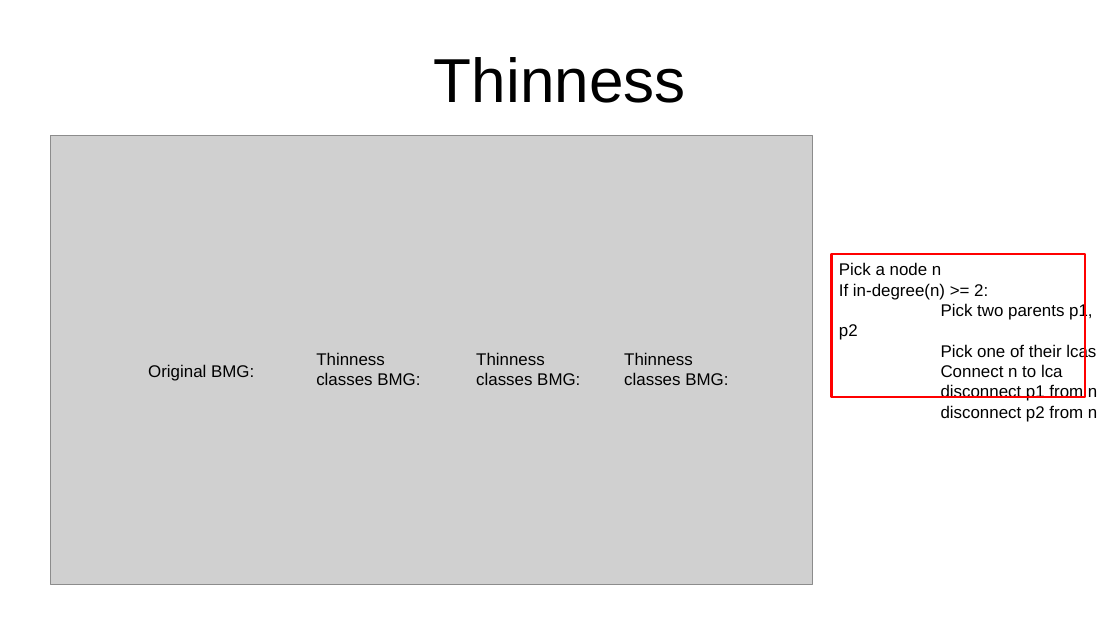
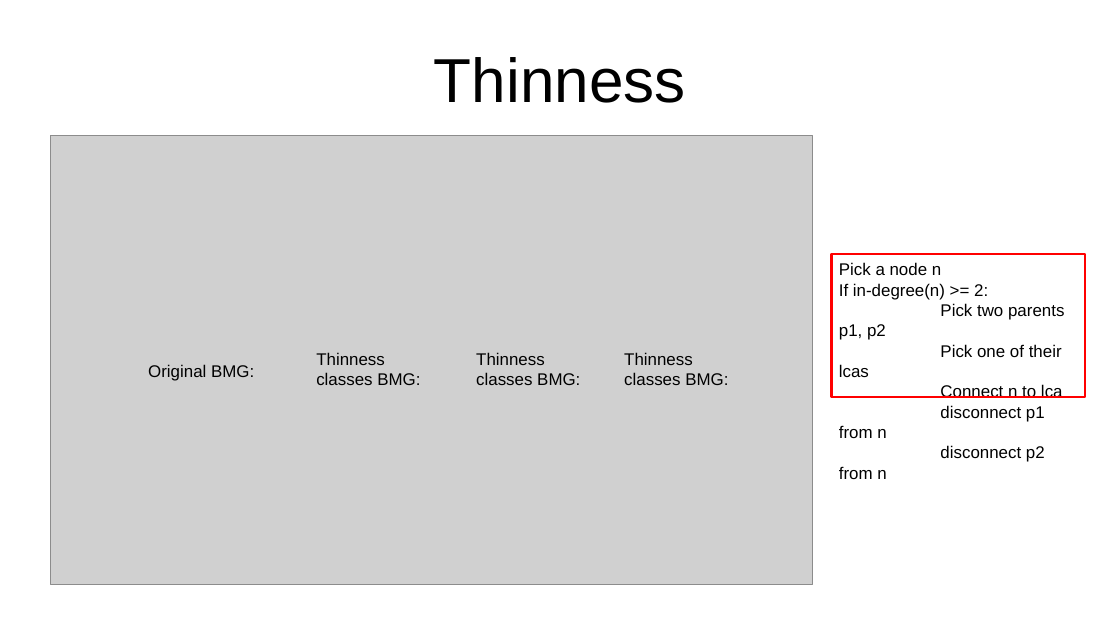
Before and after one commit to Maxisman/fortgeschrittene_Methoden_der_Bioinformatik, a slide deck: slide 10 of Presentation/Task2/Task2_slides.odp. Drawn at 1120x630 pixels with LibreOffice and Linux fonts; fonts in the diff are those of the drawing; grey boxes stand for pictures. Boxes give left, top, right and bottom in pixels: in the first picture for what was removed or moved away, otherwise in the second. Text is boxed around its words. In the diff, an @@ line names an element or a change of style, - is before the commit and + after.

```diff
--- a/Presentation/Task2/Task2_slides.odp
+++ b/Presentation/Task2/Task2_slides.odp
@@ text "Pick a node n" rewrapped from bbox=[839, 262, 1097, 422] to bbox=[839, 262, 1064, 479] @@
```
Also in this commit, not shown: 1 other slide changed, 1 slide added, 2 other files.
